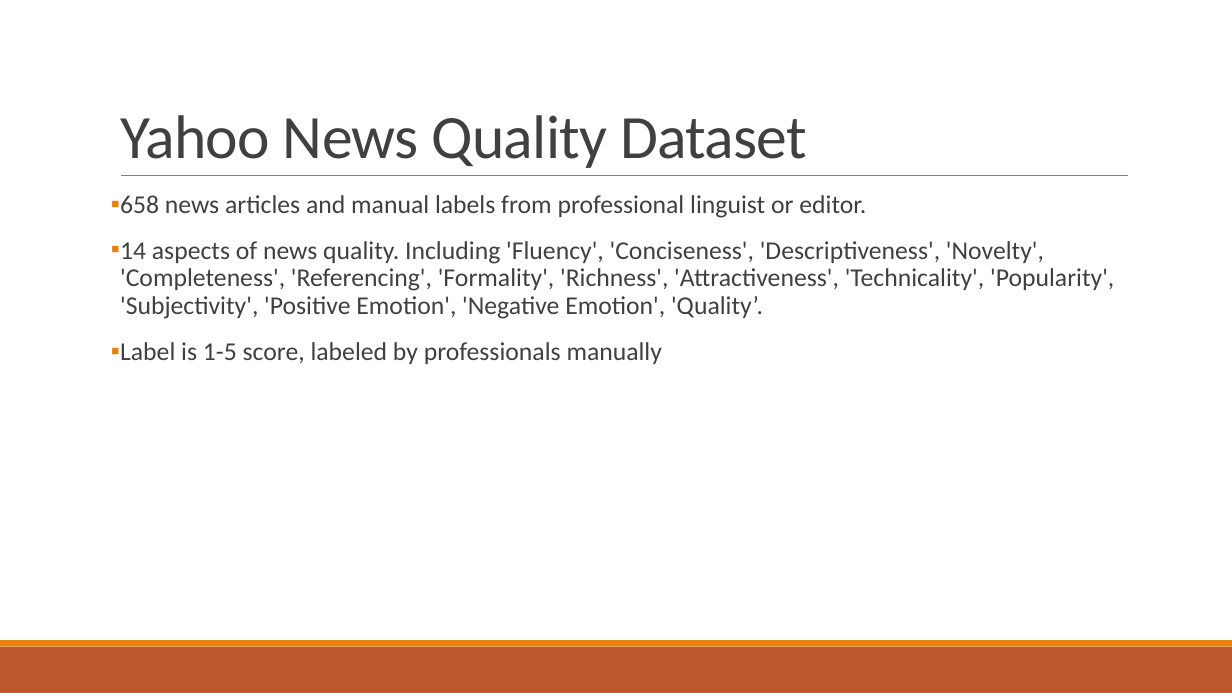
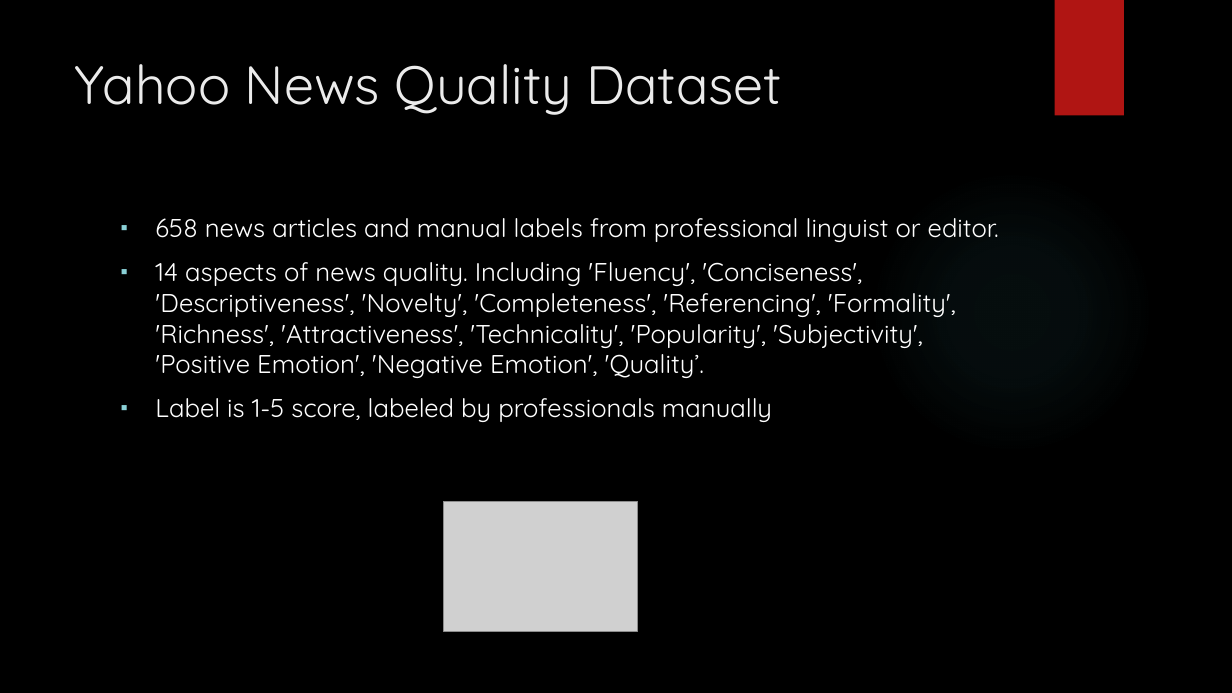
Before and after one commit to yanglinfang/W266FakeNewsIdentification, a slide deck: slide 3 of Low Quality News Identification.pptx (slide 2 before the commit). Drawn at 1232x693 pixels with LibreOffice and Linux fonts; fonts in the diff are those of the drawing; grey boxes stand for pictures; background and template pictures are left out. Boxes give left, top, right and bottom in pixels: in the first picture for what was removed or moved away, otherwise in the second. Text is boxed around its words. In the diff, an @@ line names an element or a change of style, - is before the commit and + after.

Commit message:
add pictures

```diff
--- a/Low Quality News Identification.pptx
+++ b/Low Quality News Identification.pptx
@@ background #FFFFFF to picture (left out) @@
@@ rectangle added at (1055, 0, 1124, 116), fill #B01513 @@
@@ title "Yahoo News Quality Dataset": place and size @@
-title "Yahoo News Quality Dataset" at (120, 115, 807, 168)
+title "Yahoo News Quality Dataset" at (75, 64, 782, 115)
@@ title "Yahoo News Quality Dataset" at (75, 64, 782, 115): size 48 to 42 pt, font Calibri to Quicksand, text colour #404040 to #EBEBEB, letter spacing -0.5 to 0 pt; line spacing 0.85 to 1; vertical alignment bottom to top @@
@@ line removed from (121, 176) to (1128, 176) @@
@@ ellipse added at (870, 169, 1154, 454), fill gradient #50B9C1 @@
@@ text "658 news articles and manual ...": place and size @@
-text "658 news articles and manual ..." at (120, 195, 1114, 364)
+text "658 news articles and manual ..." at (155, 218, 999, 422)
@@ text "658 news articles and manual ..." at (155, 218, 999, 422): font Calibri to Quicksand, text colour #404040 to #FFFFFF; indent changed; line spacing 0.9 to 1; less space between paragraphs; bullet colour #E48312 to #8AD0D6 @@
@@ picture added at (444, 502, 638, 632) @@
@@ rectangle removed at (0, 647, 1232, 693) @@
@@ rectangle removed at (0, 640, 1232, 647) @@
```
Also in this commit, not shown: 8 other slides changed, 2 slides added, 1 slide removed.
